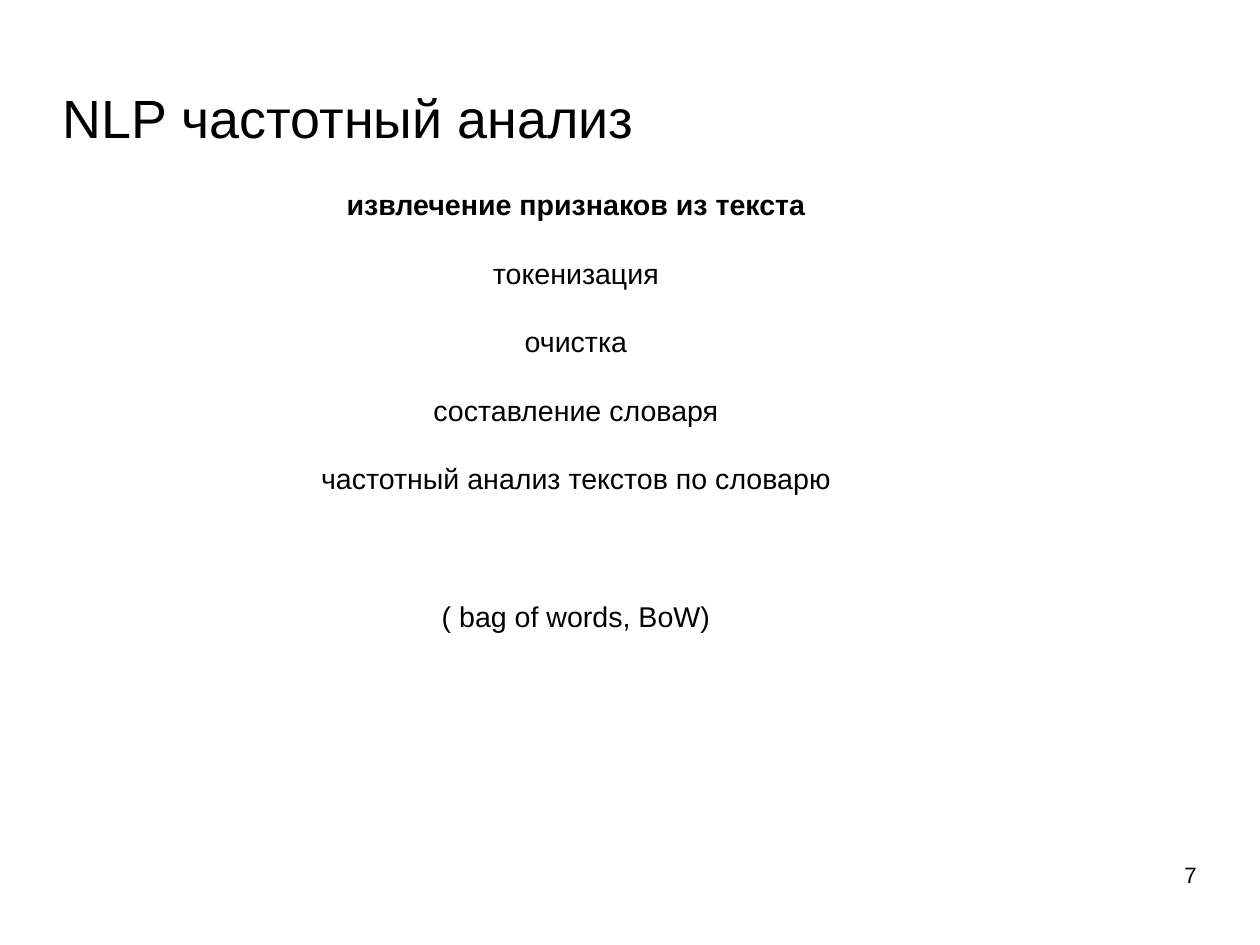
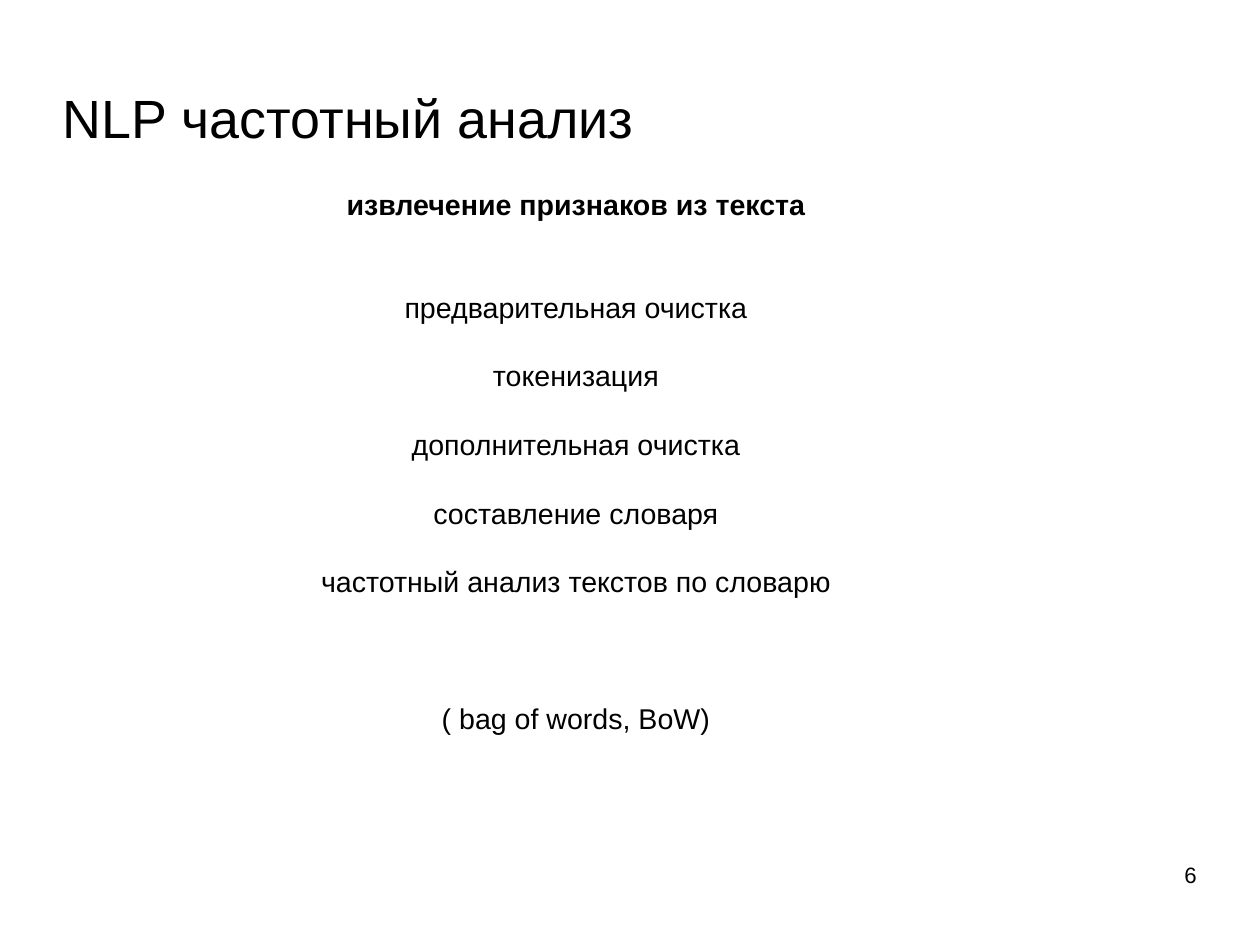
Before and after one commit to mechanoid5/ml_lectorium_legacy, a slide deck: slide 6 of 25-text-tfidf.odp (slide 7 before the commit). Drawn at 1260x945 pixels with LibreOffice and Linux fonts; fonts in the diff are those of the drawing; background and template pictures are left out. Boxes give left, top, right and bottom in pixels: in the first picture for what was removed or moved away, otherwise in the second. Text is boxed around its words. In the diff, an @@ line names an element or a change of style, - is before the commit and + after.

```diff
--- a/25-text-tfidf.odp
+++ b/25-text-tfidf.odp
@@ text at (405,302,747,323): paragraph added @@
+предварительная очистка
@@ text at (412,439,739,461): text changed @@
-очистка
+дополнительная очистка
@@ page number at (1184,867,1196,884): text changed @@
-7
+6
```
Also in this commit, not shown: 1 slide removed, 12 other files.
